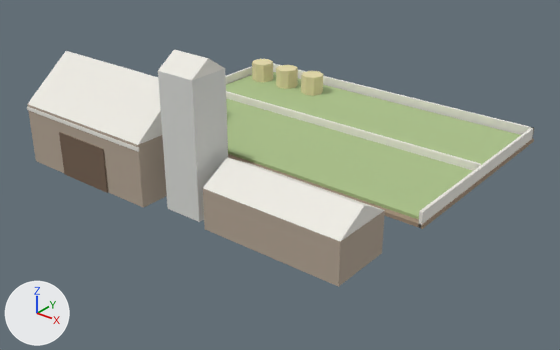
Two versions of the glTF model public/buildings/farm_4x4.glb, one commit apart.
One viewpoint serves both versions: a 50 mm lens placed at (52.1, -31.9, 26.9), pointed at (16.6, 12.4, -0.6). Every picture has the same lights, and +X, +Y and +Z are marked at lower left. The older version comes first. Vertices at exactly the same position are counted once.

Names of what the first picture shows: 'farm_4x4_barn'.
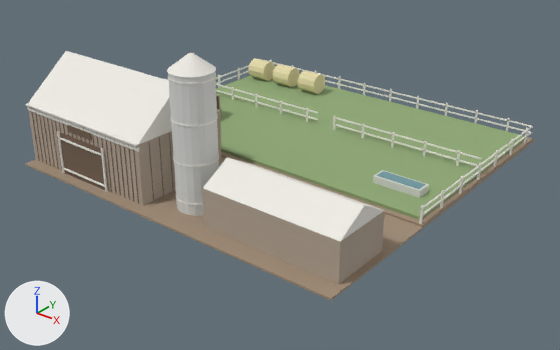
Location of each change, [x1, y1, x2, y2] in pixels of the pictures (560 x 350 px):
'farm_4x4_barn', recoloured, reshaped: before [27, 50, 534, 287]; after [25, 51, 534, 300]
part 1 of me_farm_4x4_barn, added: after [57, 131, 65, 173]
part 2 of me_farm_4x4_barn, added: after [101, 148, 108, 192]
part 3 of me_farm_4x4_barn, added: after [63, 168, 105, 187]
part 4 of me_farm_4x4_barn, added: after [59, 137, 101, 156]
part 5 of me_farm_4x4_barn, added: after [26, 103, 138, 146]
part 6 of me_farm_4x4_barn, added: after [167, 53, 216, 77]
part 7 of me_farm_4x4_barn, added: after [176, 197, 203, 205]
part 8 of me_farm_4x4_barn, added: after [173, 153, 219, 167]
part 9 of me_farm_4x4_barn, added: after [170, 115, 218, 127]
part 10 of me_farm_4x4_barn, added: after [168, 73, 216, 85]
part 11 of me_farm_4x4_barn, added: after [216, 90, 318, 120]
part 12 of me_farm_4x4_barn, added: after [335, 124, 478, 166]
part 13 of me_farm_4x4_barn, added: after [216, 84, 318, 113]
part 14 of me_farm_4x4_barn, added: after [336, 117, 481, 160]
part 15 of me_farm_4x4_barn, rebuilt (mostly hidden afterwards): before [226, 63, 534, 228]; after [216, 71, 532, 133]
part 16 of me_farm_4x4_barn, rebuilt: before [252, 59, 273, 82]; after [248, 59, 275, 81]
part 17 of me_farm_4x4_barn, rebuilt: before [301, 71, 323, 96]; after [297, 71, 325, 94]
part 18 of me_farm_4x4_barn, rebuilt: before [276, 65, 298, 89]; after [272, 64, 300, 87]
part 19 of me_farm_4x4_barn, rebuilt (27% narrower, 16% shorter): before [158, 50, 228, 222]; after [168, 72, 219, 216]
part 20 of me_farm_4x4_barn, built on: before [226, 91, 481, 171]; after [25, 60, 533, 300]

Diff of the bpy script that builds the scene:
```diff
--- a/public/buildings/farm_4x4.glb.py
+++ b/public/buildings/farm_4x4.glb.py
@@ mat_farm_4x4_crop2 @@
 mat_farm_4x4_crop2 = principled_material('farm_4x4_crop2')
-mat_farm_4x4_crop2.base_color = (0.42, 0.55, 0.26)  # green #adc48b
+mat_farm_4x4_crop2.base_color = (0.28, 0.4, 0.18)  # green #90aa76
 mat_farm_4x4_crop2.roughness = 0.85
@@ me_farm_4x4_barn @@
-me_farm_4x4_barn.from_pydata(...)  # 148 vertices, 252 faces; spans x -0.1..30.5, y 0.9..30.5, z 0.0..11.6
+me_farm_4x4_barn.from_pydata(...)  # 1080 vertices, 1766 faces; spans x 0.0..30.5, y 0.0..30.5, z 0.0..11.6
+# me_farm_4x4_barn part 1: a new loose piece, a box spanning x 3.83..3.97, y 0.78..0.92, z 0.15..3.7, in mat_farm_4x4_trim (white #efece5)
+# me_farm_4x4_barn part 2: a new loose piece, a box spanning x 9.03..9.17, y 0.78..0.92, z 0.15..3.7, in mat_farm_4x4_trim (white #efece5)
+# me_farm_4x4_barn part 3: a new loose piece, a box spanning x 3.9..9.1, y 0.78..0.92, z 0.5..0.62, in mat_farm_4x4_trim (white #efece5)
+# me_farm_4x4_barn part 4: a new loose piece, a box spanning x 3.9..9.1, y 0.78..0.92, z 3.1..3.22, in mat_farm_4x4_trim (white #efece5)
+# me_farm_4x4_barn part 5: a new loose piece, a box spanning x 0.05..13.0, y 0.8..1.02, z 4.95..5.08, in mat_farm_4x4_trim (white #efece5)
+# me_farm_4x4_barn part 6: a new loose piece, a 20-sided cut cone along z (radius 1.6 at the low end, 0.2 at the high end) spanning x 14.4..17.8, y 2.0..5.2, z 10.5..11.6, in mat_farm_4x4_trim (white #efece5)
+# me_farm_4x4_barn part 7: a new loose piece, a 20-sided cylinder along z spanning x 14.46..17.74, y 1.96..5.24, z 1.0..1.12, in mat_farm_4x4_trim (white #efece5)
+# me_farm_4x4_barn part 8: a new loose piece, a 20-sided cylinder along z spanning x 14.46..17.74, y 1.96..5.24, z 4.0..4.12, in mat_farm_4x4_trim (white #efece5)
+# me_farm_4x4_barn part 9: a new loose piece, a 20-sided cylinder along z spanning x 14.46..17.74, y 1.96..5.24, z 7.0..7.12, in mat_farm_4x4_trim (white #efece5)
+# me_farm_4x4_barn part 10: a new loose piece, a 20-sided cylinder along z spanning x 14.46..17.74, y 1.96..5.24, z 10.0..10.12, in mat_farm_4x4_trim (white #efece5)
+# me_farm_4x4_barn part 11: a new loose piece, a box spanning x 0.5..14.25, y 20.75..20.85, z 1.0..1.12, in mat_farm_4x4_trim (white #efece5)
+# me_farm_4x4_barn part 12: a new loose piece, a box spanning x 16.25..30.0, y 20.75..20.85, z 1.0..1.12, in mat_farm_4x4_trim (white #efece5)
+# me_farm_4x4_barn part 13: a new loose piece, a box spanning x 0.5..14.25, y 20.75..20.85, z 1.65..1.77, in mat_farm_4x4_trim (white #efece5)
+# me_farm_4x4_barn part 14: a new loose piece, a box spanning x 16.25..30.0, y 20.75..20.85, z 1.65..1.77, in mat_farm_4x4_trim (white #efece5)
+# me_farm_4x4_barn part 15: the loose piece of 20 vertices spanning x 0.1..30.4, y 11.0..30.5, z 0.0..1.3 is rebuilt with 14 vertices and now spans x 0.2..30.4, y 11.0..30.3, z 0.9..1.0
+# me_farm_4x4_barn part 16: the loose piece of 16 vertices spanning x 1.2..3.4, y 26.4..28.6, z 0.2..2.4 is rebuilt with 24 vertices and now spans x 1.2..3.2, y 26.5..28.5, z 0.6..2.5
+# me_farm_4x4_barn part 17: the loose piece of 16 vertices spanning x 7.6..9.8, y 26.4..28.6, z 0.2..2.4 is rebuilt with 24 vertices and now spans x 7.6..9.6, y 26.5..28.5, z 0.6..2.5
+# me_farm_4x4_barn part 18: the loose piece of 16 vertices spanning x 4.4..6.6, y 26.4..28.6, z 0.2..2.4 is rebuilt with 24 vertices and now spans x 4.4..6.4, y 26.5..28.5, z 0.6..2.5
+# me_farm_4x4_barn part 19: the loose piece of 10 vertices spanning x 14.5..17.7, y 2.0..5.2, z 0.0..11.6 is rebuilt with 40 vertices and now spans x 14.5..17.7, y 2.0..5.2, z 0.2..10.5, in mat_farm_4x4_silo (light grey #dddeda)
+# me_farm_4x4_barn part 20: 12 vertices removed from x 0.5..30.0, y 13.0..21.0, z 0.0..1.2; 496 vertices added at x 0.0..30.5, y 0.0..30.4, z 0.0..4.9
+# other edits to the shape of me_farm_4x4_barn do not show in these pictures
 me_farm_4x4_barn.materials.append(mat_farm_4x4)
@@ me_farm_4x4_barn @@
 me_farm_4x4_barn.materials.append(mat_farm_4x4_hay)
+me_farm_4x4_barn.materials.append(mat_farm_4x4_water)  # cyan #6f99a2
```
